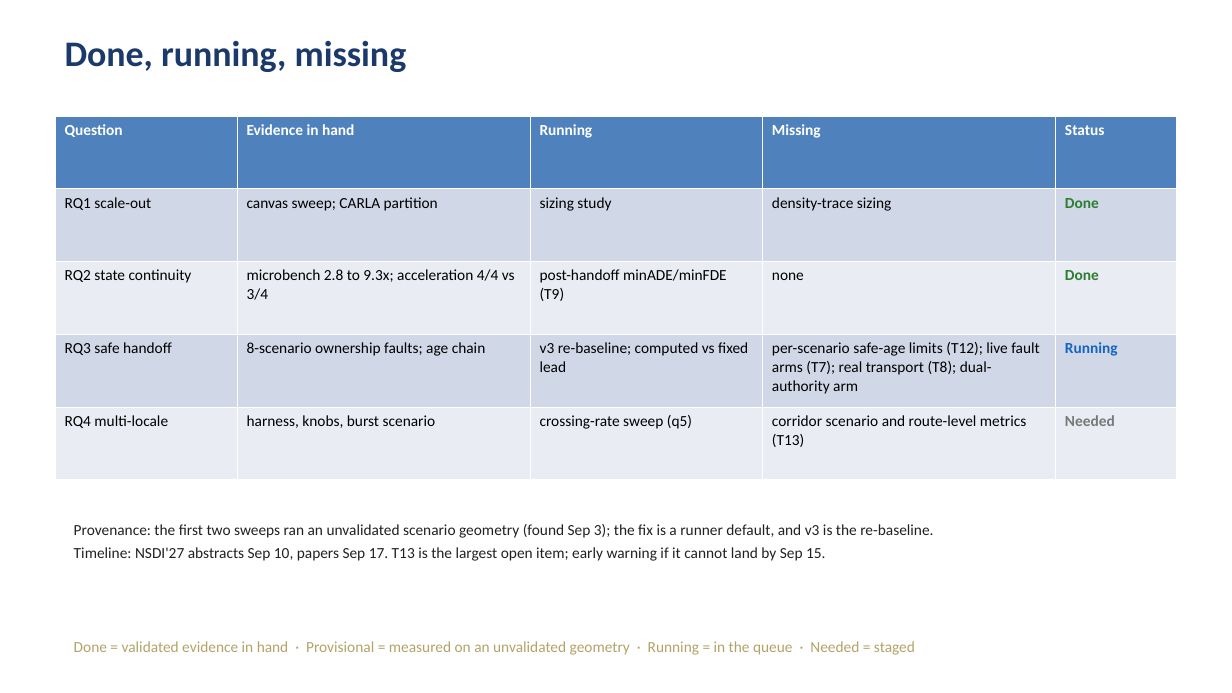
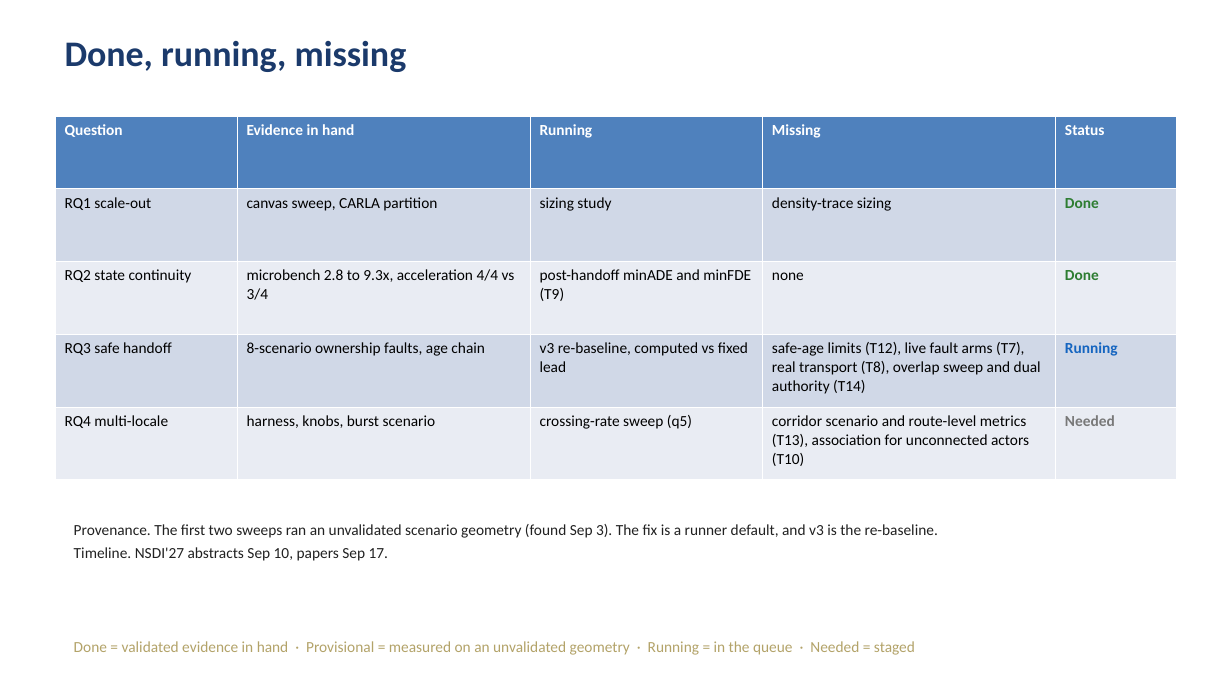
Before and after one commit to tlandle/eCAV, a slide deck: slide 20 of docs/kb/decks/khonsu_story_2026-09-04.pptx (slide 16 before the commit). Drawn at 1232x693 pixels with LibreOffice and Linux fonts; fonts in the diff are those of the drawing. Boxes give left, top, right and bottom in pixels: in the first picture for what was removed or moved away, otherwise in the second. Text is boxed around its words. In the diff, an @@ line names an element or a change of style, - is before the commit and + after.

Commit message:
KB deck baseline: v6 with illustrative figures

```diff
--- a/docs/kb/decks/khonsu_story_2026-09-04.pptx
+++ b/docs/kb/decks/khonsu_story_2026-09-04.pptx
@@ table at (55,116,1177,481) @@
-row 2, column 2: canvas sweep; CARLA partition
+row 2, column 2: canvas sweep, CARLA partition
-row 3, column 2: microbench 2.8 to 9.3x; acceleration 4/4 vs 3/4
+row 3, column 2: microbench 2.8 to 9.3x, acceleration 4/4 vs 3/4
-row 3, column 3: post-handoff minADE/minFDE (T9)
+row 3, column 3: post-handoff minADE and minFDE (T9)
-row 4: RQ3 safe handoff | 8-scenario ownership faults; age chain | v3 re-baseline; computed vs fixed lead | per-scenario safe-age limits (T12); live fault arms (T7); real transport (T8); dual-authority arm | Running
+row 4: RQ3 safe handoff | 8-scenario ownership faults, age chain | v3 re-baseline, computed vs fixed lead | safe-age limits (T12), live fault arms (T7), real transport (T8), overlap sweep and dual authority (T14) | Running
-row 5, column 4: corridor scenario and route-level metrics (T13)
+row 5, column 4: corridor scenario and route-level metrics (T13), association for unconnected actors (T10)
@@ text at (74,524,938,561): text changed @@
-Provenance: the first two sweeps ran an unvalidated scenario geometry (found Sep 3); the fix is a runner default, and v3 is the re-baseline.
-Timeline: NSDI'27 abstracts Sep 10, papers Sep 17. T13 is the largest open item; early warning if it cannot land by Sep 15.
+Provenance. The first two sweeps ran an unvalidated scenario geometry (found Sep 3). The fix is a runner default, and v3 is the re-baseline.
+Timeline. NSDI'27 abstracts Sep 10, papers Sep 17.
```
Also in this commit, not shown: 11 other slides changed, 8 slides added, 3 slides removed.
